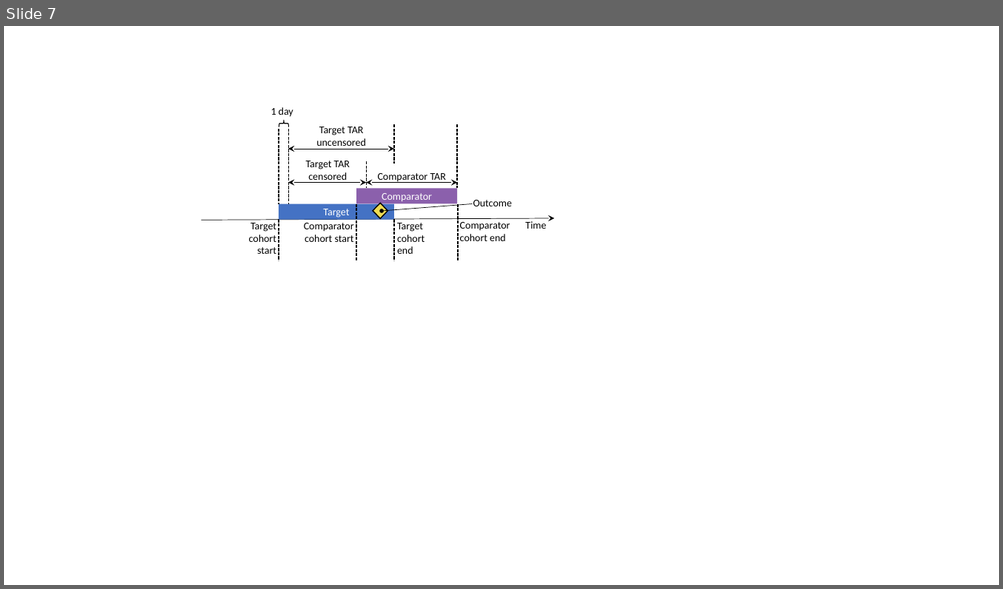
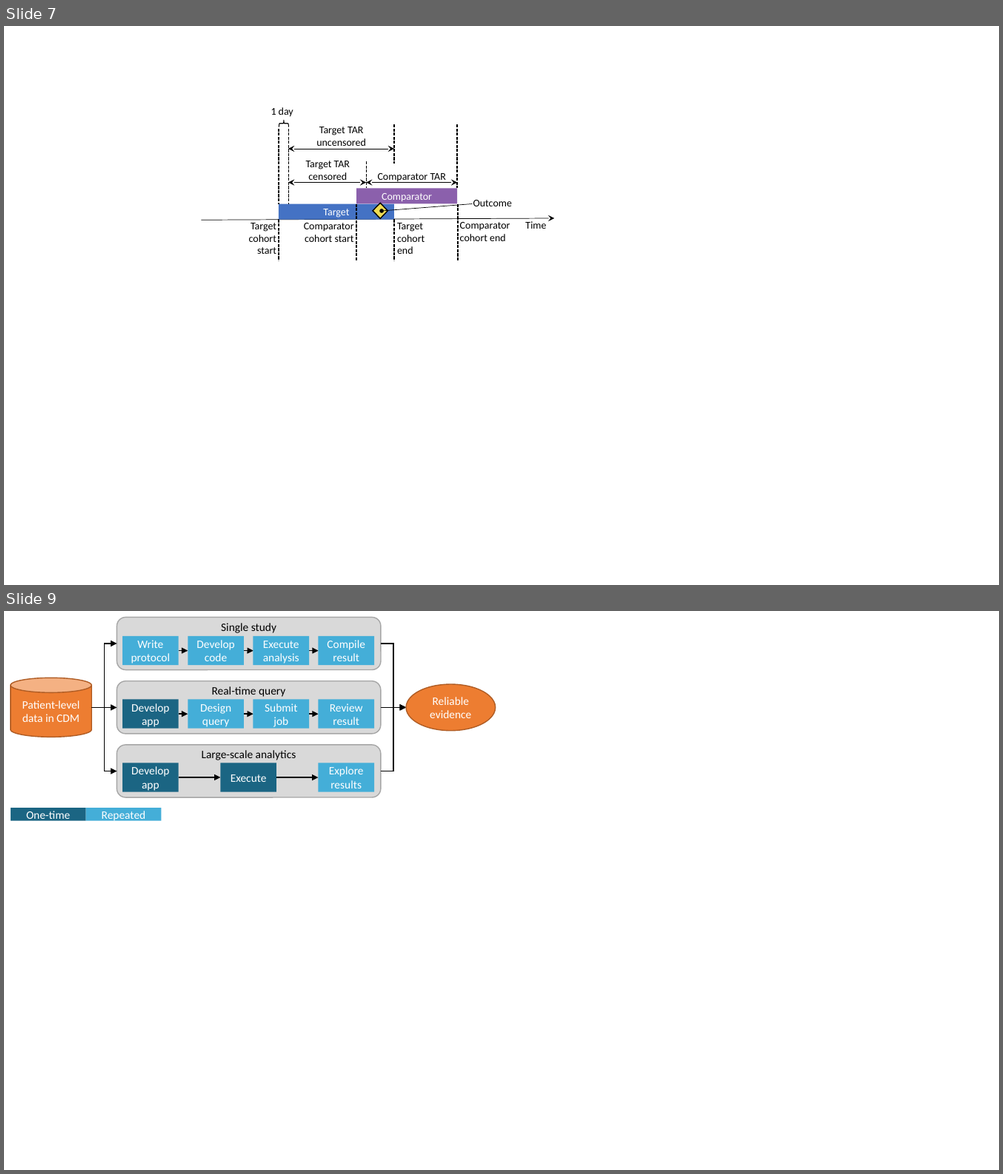
Before and after one commit to OHDSI/TheBookOfOhdsi, a slide deck: extras/Figures.pptx. Shown one above the other, each under a label of ours: slide 7 before the commit, slides 7 and 9 after it; the slides between them are not shown. The pictures are 1003x589 and 1003x1174 pixels, drawn with LibreOffice and Linux fonts; fonts in the diff are those of the drawing. Boxes give left, top, right and bottom in pixels: in the first picture for what was removed or moved away, otherwise in the second. Text is boxed around its words. In the diff, an @@ line names an element or a change of style, - is before the commit and + after.

Commit message:
Starting work on analytics tools chapter

```diff
--- a/extras/Figures.pptx
+++ b/extras/Figures.pptx
@@ slide 9 added at [4, 611, 999, 1170], background #FFFFFF @@
@@ rounded rectangle added at [116, 617, 381, 670], fill #D9D9D9, outline #A6A6A6 1 pt, 11 pt, text #000000 @@
+Single study
@@ elbow arrow added from (91, 707) to (116, 644), #000000 1 pt @@
@@ rectangle added at [122, 636, 179, 666], fill #44AED8, 11 pt, text #FFFFFF @@
+Write protocol
@@ elbow arrow added from (179, 650) to (188, 650), #000000 1 pt @@
@@ rectangle added at [188, 636, 244, 666], fill #44AED8, 11 pt, text #FFFFFF @@
+Develop code
@@ elbow arrow added from (244, 650) to (253, 650), #000000 1 pt @@
@@ rectangle added at [253, 636, 309, 666], fill #44AED8, 11 pt, text #FFFFFF @@
+Execute analysis
@@ elbow arrow added from (309, 650) to (318, 650), #000000 1 pt @@
@@ rectangle added at [318, 636, 374, 666], fill #44AED8, 11 pt, text #FFFFFF @@
+Compile result
@@ elbow arrow added from (381, 644) to (406, 707), #000000 1 pt @@
@@ cylinder added at [11, 678, 92, 737], fill #ED7D31, outline #AF5C24 1 pt, 11 pt, text #FFFFFF @@
+Patient-level data in CDM
@@ rounded rectangle added at [116, 681, 381, 734], fill #D9D9D9, outline #A6A6A6 1 pt, 11 pt, text #000000 @@
+Real-time query
@@ ellipse added at [406, 684, 495, 730], fill #ED7D31, outline #AF5C24 1 pt, 11 pt, text #FFFFFF @@
+Reliable evidence
@@ elbow arrow added from (91, 707) to (116, 707), #000000 1 pt @@
@@ elbow arrow added from (91, 707) to (116, 772), #000000 1 pt @@
@@ rectangle added at [122, 700, 179, 729], fill #1B6583, 11 pt, text #FFFFFF @@
+Develop app
@@ elbow arrow added from (179, 714) to (188, 714), #000000 1 pt @@
@@ rectangle added at [188, 700, 244, 729], fill #44AED8, 11 pt, text #FFFFFF @@
+Design query
@@ elbow arrow added from (244, 714) to (253, 714), #000000 1 pt @@
@@ rectangle added at [253, 700, 309, 729], fill #44AED8, 11 pt, text #FFFFFF @@
+Submit job
@@ elbow arrow added from (309, 714) to (318, 714), #000000 1 pt @@
@@ rectangle added at [318, 700, 374, 729], fill #44AED8, 11 pt, text #FFFFFF @@
+Review result
@@ elbow arrow added from (381, 707) to (406, 707), #000000 1 pt @@
@@ elbow arrow added from (381, 772) to (406, 707), #000000 1 pt @@
@@ rounded rectangle added at [116, 744, 381, 797], fill #D9D9D9, outline #A6A6A6 1 pt, 11 pt, text #000000 @@
+Large-scale analytics
@@ rectangle added at [122, 763, 179, 792], fill #1B6583, 11 pt, text #FFFFFF @@
+Develop app
@@ rectangle added at [220, 763, 276, 792], fill #1B6583, 11 pt, text #FFFFFF @@
+Execute
@@ rectangle added at [318, 763, 374, 792], fill #44AED8, 11 pt, text #FFFFFF @@
+Explore results
@@ elbow arrow added from (179, 777) to (220, 777), #000000 1 pt @@
@@ elbow arrow added from (276, 777) to (318, 777), #000000 1 pt @@
@@ rectangle added at [11, 808, 86, 820], fill #1B6583, 11 pt, text #FFFFFF @@
+One-time
@@ rectangle added at [86, 808, 162, 820], fill #44AED8, 11 pt, text #FFFFFF @@
+Repeated
```
Also in this commit, not shown: 2 other slides added, 7 other files.
